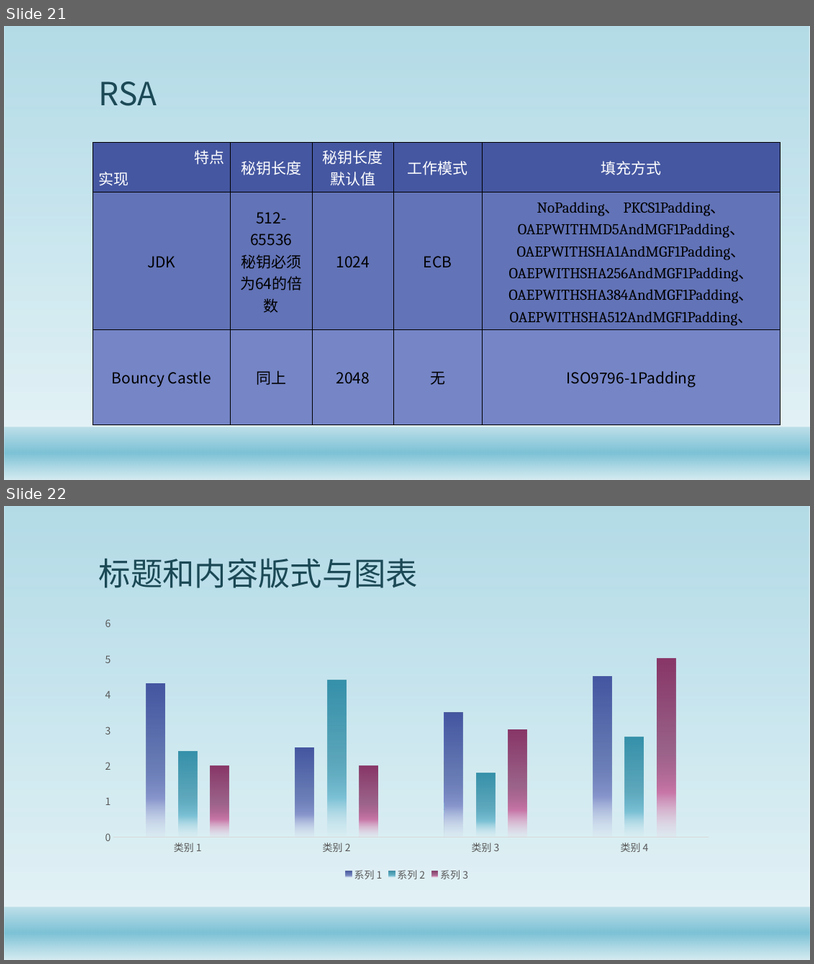
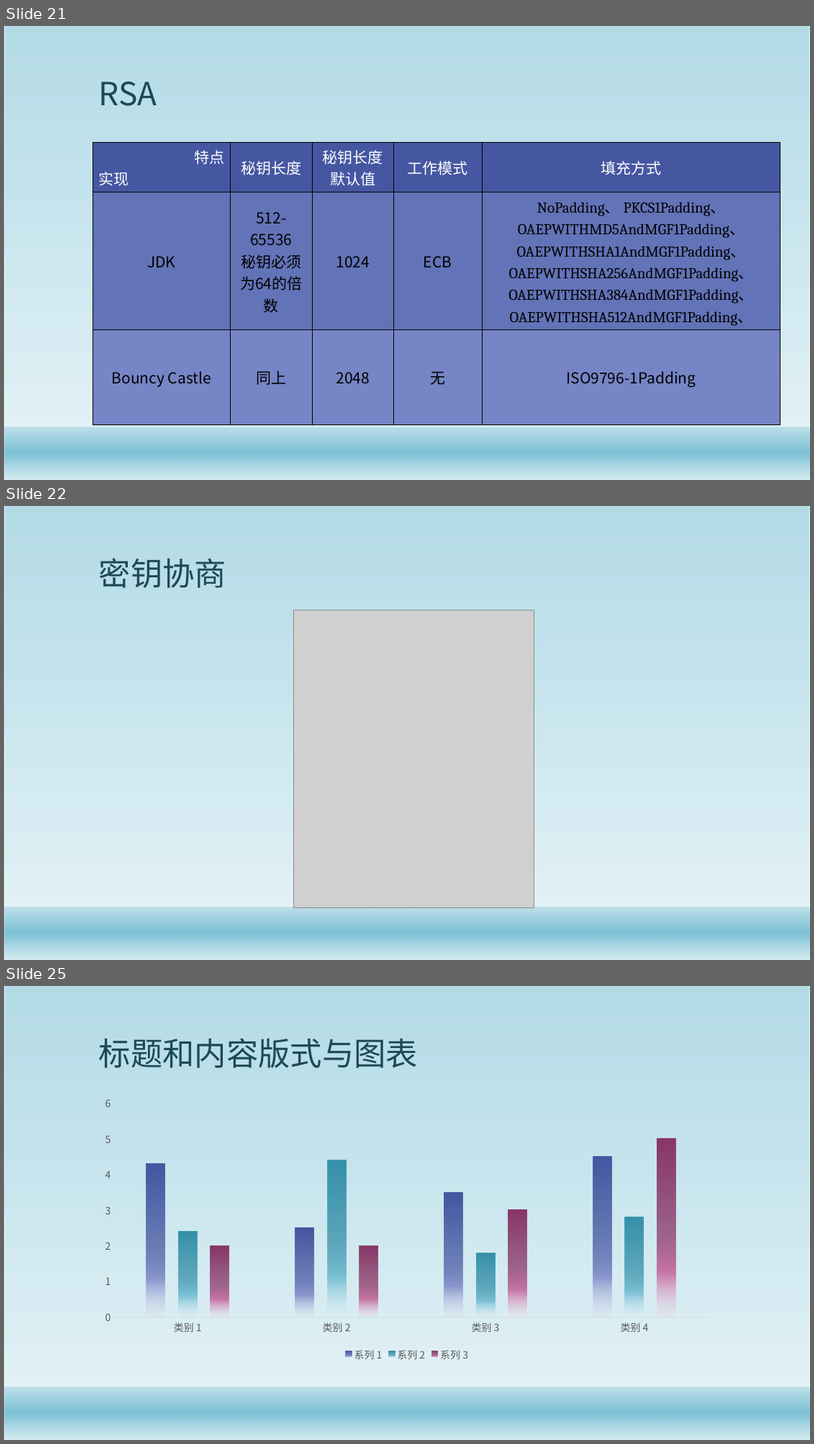
Before and after one commit to gaozhuo/java-security-doc, a slide deck: Java安全架构.pptx. Shown one above the other, each under a label of ours: slides 21 and 22 before the commit, slides 21, 22 and 25 after it; the slides between them are not shown. The pictures are 814x964 and 814x1444 pixels, drawn with LibreOffice and Linux fonts; fonts in the diff are those of the drawing; grey boxes stand for pictures; background and template pictures are left out. Boxes give left, top, right and bottom in pixels: in the first picture for what was removed or moved away, otherwise in the second. Text is boxed around its words. In the diff, an @@ line names an element or a change of style, - is before the commit and + after.

```diff
--- a/Java安全架构.pptx
+++ b/Java安全架构.pptx
@@ slide 22 added at (x1=4, y1=506, x2=810, y2=960), background #FFFFFF; not listed: 2 template elements that a slide beside it also shows @@
@@ title added at (x1=99, y1=558, x2=226, y2=588), 38 pt, text #1B4855 @@
+密钥协商
@@ picture added at (x1=293, y1=610, x2=535, y2=908) @@
@@ what was slide 22 is now slide 25 @@
```
Also in this commit, not shown: 2 other slides added, 1 other file.
